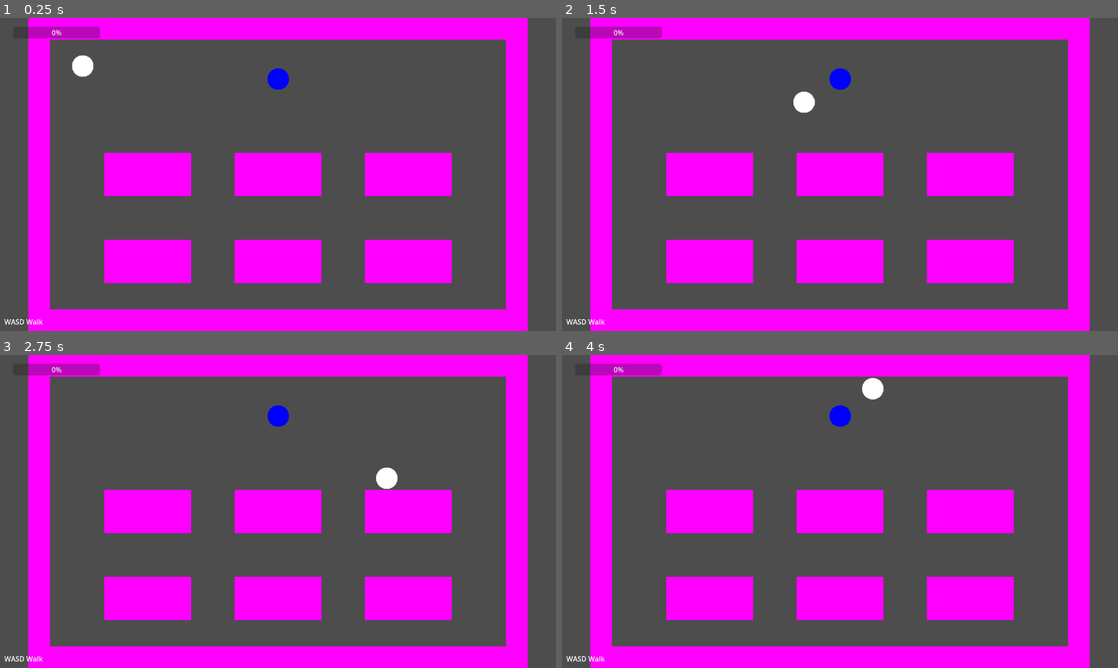
Above: before the commit, frames 1-4 (two rows, left to right).
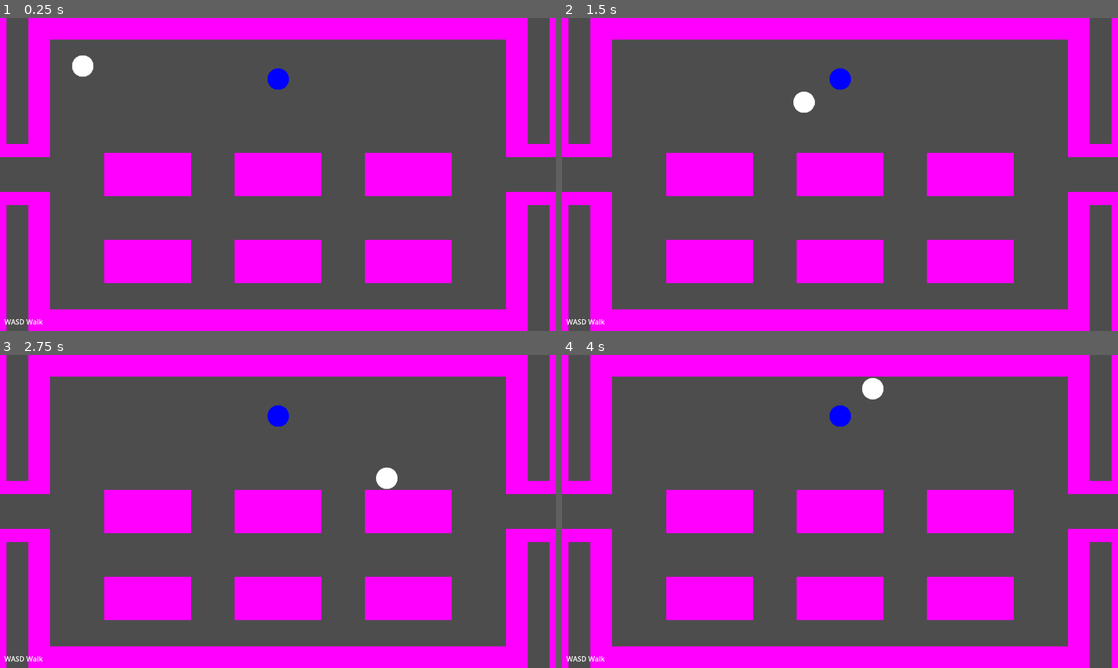
Above: after the commit, the same moments.

Repository: cty012/terror-on-the-tracks-demo
Game: Godot game, scene res://scenes/game.tscn
Same seed, same stepped clock (60 frames per second), same inputs: the game is played once before the commit and once after it.
Inputs:
- Up to frame 1 (0.25 s): no input
- Up to frame 2 (1.5 s): tap Enter at 0.5 s; hold D 0.53-1.28 s; tap E at 0.6, 1.35 s; hold S from 1.28 s (still down)
- Up to frame 3 (2.75 s): tap Space at 2 s; release S at 2.03 s; hold D from 2.03 s (still down); tap F at 2.1 s; tap E at 2.3 s
- Up to frame 4 (4 s): release D at 2.78 s; hold W 2.78-3.53 s; tap 1 at 2.85 s; tap E at 3.05, 3.8 s; tap Enter at 3.5 s; hold A from 3.53 s (still down); tap 2 at 3.6 s

The runs differ from the first frame. In frame 1, 4.3% of the frame differs, in the area x 0-100%, y 0-100%; in frame 2, 4.3%; in frame 3, 4.3%; in frame 4, 4.3%.

Commit message:
attempting merge main

Diff:
--- a/project.godot
+++ b/project.godot
@@ -19,7 +19,6 @@
 
 window/size/viewport_width=1280
 window/size/viewport_height=720
-window/dpi/allow_hidpi=false
 
 [rendering]
 
--- a/scenes/game.tscn
+++ b/scenes/game.tscn
@@ -8,10 +8,8 @@
 [ext_resource type="Script" path="res://scripts/systems/dialogue_system.gd" id="4_ghhox"]
 [ext_resource type="Script" path="res://scripts/systems/debug_system.gd" id="4_glw46"]
 [ext_resource type="Script" path="res://scripts/controllers/professor_controller.gd" id="7_x2f58"]
-[ext_resource type="Script" path="res://scripts/controllers/ui_sus_meter.gd" id="8_4duxu"]
 [ext_resource type="Script" path="res://scripts/controllers/dialogue_range_controller.gd" id="9_6tywj"]
-[ext_resource type="PackedScene" path="res://prefabs/ui/action_label.tscn" id="9_wm34p"]
-[ext_resource type="Script" path="res://scripts/controllers/welcome_mat_controller.gd" id="12_xbvkw"]
+[ext_resource type="PackedScene" uid="uid://d1gtcvhspy8ya" path="res://prefabs/ui/action_label.tscn" id="9_wm34p"]
 
 [sub_resource type="GDScript" id="GDScript_palwq"]
 script/source = "extends Control
@@ -34,9 +32,6 @@
         $choice_list.add_child(item)
 "
 
-[sub_resource type="StyleBoxFlat" id="StyleBoxFlat_olloi"]
-bg_color = Color(0.752941, 0, 0, 1)
-
 [sub_resource type="CircleShape2D" id="CircleShape2D_cdq3x"]
 radius = 27.0
 
@@ -45,8 +40,11 @@
 
 [sub_resource type="PlaceholderTexture2D" id="PlaceholderTexture2D_m8dqi"]
 
+[sub_resource type="RectangleShape2D" id="RectangleShape2D_avum2"]
+size = Vector2(50, 720)
+
 [sub_resource type="RectangleShape2D" id="RectangleShape2D_kyfkv"]
-size = Vector2(50, 720)
+size = Vector2(50, 320)
 
 [sub_resource type="RectangleShape2D" id="RectangleShape2D_bw75c"]
 size = Vector2(1100, 50)
@@ -54,12 +52,12 @@
 [sub_resource type="RectangleShape2D" id="RectangleShape2D_0ysf1"]
 size = Vector2(1100, 50)
 
+[sub_resource type="RectangleShape2D" id="RectangleShape2D_t8w3m"]
+size = Vector2(100, 30)
+
 [sub_resource type="RectangleShape2D" id="RectangleShape2D_2l2je"]
 size = Vector2(200, 100)
 
-[sub_resource type="RectangleShape2D" id="RectangleShape2D_3p5u8"]
-size = Vector2(40, 200)
-
 [node name="scene" type="Node2D"]
 
 [node name="event_system" type="Node" parent="."]
@@ -71,11 +69,11 @@
 [node name="actions_system" type="Node" parent="."]
 script = ExtResource("3_8fg7i")
 
+[node name="input_system" type="Node" parent="."]
+script = ExtResource("1_nh1b4")
+
 [node name="debug_system" type="Node" parent="."]
 script = ExtResource("4_glw46")
-
-[node name="input_system" type="Node" parent="."]
-script = ExtResource("1_nh1b4")
 
 [node name="camera" type="Camera2D" parent="."]
 script = ExtResource("4_57u3r")
@@ -162,15 +160,6 @@
 [node name="action_label" parent="hud/action_list" instance=ExtResource("9_wm34p")]
 layout_mode = 2
 
-[node name="sus-meter" type="ProgressBar" parent="hud"]
-layout_mode = 0
-offset_left = 30.0
-offset_top = 20.0
-offset_right = 230.0
-offset_bottom = 47.0
-theme_override_styles/fill = SubResource("StyleBoxFlat_olloi")
-script = ExtResource("8_4duxu")
-
 [node name="player" type="CharacterBody2D" parent="."]
 position = Vector2(-450, -250)
 script = ExtResource("1_0bvfg")
@@ -185,7 +174,6 @@
 [node name="professor" type="CharacterBody2D" parent="npc"]
 position = Vector2(0, -220)
 script = ExtResource("7_x2f58")
-character_name = "Professor"
 
 [node name="sprite" type="Sprite2D" parent="npc/professor"]
 
@@ -198,117 +186,283 @@
 [node name="collision" type="CollisionShape2D" parent="npc/professor/dialogue_range"]
 shape = SubResource("CircleShape2D_01ogc")
 
-[node name="classroom" type="Node" parent="."]
-
-[node name="westwall" type="StaticBody2D" parent="classroom"]
+[node name="car0" type="Node" parent="."]
+
+[node name="westwall" type="StaticBody2D" parent="car0"]
+position = Vector2(-1750, 0)
+
+[node name="sprite" type="Sprite2D" parent="car0/westwall"]
+scale = Vector2(50, 720)
+texture = SubResource("PlaceholderTexture2D_m8dqi")
+
+[node name="edgewall" type="CollisionShape2D" parent="car0/westwall"]
+shape = SubResource("RectangleShape2D_avum2")
+
+[node name="ostwall" type="StaticBody2D" parent="car0"]
+position = Vector2(-650, 0)
+
+[node name="sprite" type="Sprite2D" parent="car0/ostwall"]
+position = Vector2(0, -200)
+scale = Vector2(50, 320)
+texture = SubResource("PlaceholderTexture2D_m8dqi")
+
+[node name="collision" type="CollisionShape2D" parent="car0/ostwall"]
+position = Vector2(0, -200)
+shape = SubResource("RectangleShape2D_kyfkv")
+
+[node name="sprite2" type="Sprite2D" parent="car0/ostwall"]
+position = Vector2(0, 200)
+scale = Vector2(50, 320)
+texture = SubResource("PlaceholderTexture2D_m8dqi")
+
+[node name="collision2" type="CollisionShape2D" parent="car0/ostwall"]
+position = Vector2(0, 200)
+shape = SubResource("RectangleShape2D_kyfkv")
+
+[node name="nordwall" type="StaticBody2D" parent="car0"]
+position = Vector2(-1200, -335)
+
+[node name="sprite" type="Sprite2D" parent="car0/nordwall"]
+scale = Vector2(1100, 50)
+texture = SubResource("PlaceholderTexture2D_m8dqi")
+
+[node name="collision" type="CollisionShape2D" parent="car0/nordwall"]
+shape = SubResource("RectangleShape2D_bw75c")
+
+[node name="sudwall" type="StaticBody2D" parent="car0"]
+position = Vector2(-1200, 335)
+
+[node name="sprite" type="Sprite2D" parent="car0/sudwall"]
+scale = Vector2(1100, 50)
+texture = SubResource("PlaceholderTexture2D_m8dqi")
+
+[node name="collision" type="CollisionShape2D" parent="car0/sudwall"]
+shape = SubResource("RectangleShape2D_0ysf1")
+
+[node name="car1" type="Node" parent="."]
+
+[node name="westwall" type="StaticBody2D" parent="car1"]
 position = Vector2(-550, 0)
 
-[node name="sprite" type="Sprite2D" parent="classroom/westwall"]
+[node name="sprite" type="Sprite2D" parent="car1/westwall"]
+position = Vector2(0, -200)
+scale = Vector2(50, 320)
+texture = SubResource("PlaceholderTexture2D_m8dqi")
+
+[node name="collision" type="CollisionShape2D" parent="car1/westwall"]
+position = Vector2(0, -200)
+shape = SubResource("RectangleShape2D_kyfkv")
+
+[node name="sprite2" type="Sprite2D" parent="car1/westwall"]
+position = Vector2(0, 200)
+scale = Vector2(50, 320)
+texture = SubResource("PlaceholderTexture2D_m8dqi")
+
+[node name="collision2" type="CollisionShape2D" parent="car1/westwall"]
+position = Vector2(0, 200)
+shape = SubResource("RectangleShape2D_kyfkv")
+
+[node name="ostwall" type="StaticBody2D" parent="car1"]
+position = Vector2(550, 0)
+
+[node name="sprite" type="Sprite2D" parent="car1/ostwall"]
+position = Vector2(0, -200)
+scale = Vector2(50, 320)
+texture = SubResource("PlaceholderTexture2D_m8dqi")
+
+[node name="collision" type="CollisionShape2D" parent="car1/ostwall"]
+position = Vector2(0, -200)
+shape = SubResource("RectangleShape2D_kyfkv")
+
+[node name="sprite2" type="Sprite2D" parent="car1/ostwall"]
+position = Vector2(0, 200)
+scale = Vector2(50, 320)
+texture = SubResource("PlaceholderTexture2D_m8dqi")
+
+[node name="collision2" type="CollisionShape2D" parent="car1/ostwall"]
+position = Vector2(0, 200)
+shape = SubResource("RectangleShape2D_kyfkv")
+
+[node name="nordwall" type="StaticBody2D" parent="car1"]
+position = Vector2(0, -335)
+
+[node name="sprite" type="Sprite2D" parent="car1/nordwall"]
+scale = Vector2(1100, 50)
+texture = SubResource("PlaceholderTexture2D_m8dqi")
+
+[node name="collision" type="CollisionShape2D" parent="car1/nordwall"]
+shape = SubResource("RectangleShape2D_bw75c")
+
+[node name="sudwall" type="StaticBody2D" parent="car1"]
+position = Vector2(0, 335)
+
+[node name="sprite" type="Sprite2D" parent="car1/sudwall"]
+scale = Vector2(1100, 50)
+texture = SubResource("PlaceholderTexture2D_m8dqi")
+
+[node name="collision" type="CollisionShape2D" parent="car1/sudwall"]
+shape = SubResource("RectangleShape2D_0ysf1")
+
+[node name="hall1" type="StaticBody2D" parent="car1"]
+position = Vector2(600, 0)
+
+[node name="sprite" type="Sprite2D" parent="car1/hall1"]
+position = Vector2(0, 55)
+scale = Vector2(100, 30)
+texture = SubResource("PlaceholderTexture2D_m8dqi")
+
+[node name="collision" type="CollisionShape2D" parent="car1/hall1"]
+position = Vector2(0, 55)
+shape = SubResource("RectangleShape2D_t8w3m")
+
+[node name="sprite2" type="Sprite2D" parent="car1/hall1"]
+position = Vector2(0, -55)
+scale = Vector2(100, 30)
+texture = SubResource("PlaceholderTexture2D_m8dqi")
+
+[node name="collision2" type="CollisionShape2D" parent="car1/hall1"]
+position = Vector2(0, -55)
+shape = SubResource("RectangleShape2D_t8w3m")
+
+[node name="hall2" type="StaticBody2D" parent="car1"]
+position = Vector2(-600, 0)
+
+[node name="sprite" type="Sprite2D" parent="car1/hall2"]
+position = Vector2(0, 55)
+scale = Vector2(100, 30)
+texture = SubResource("PlaceholderTexture2D_m8dqi")
+
+[node name="collision" type="CollisionShape2D" parent="car1/hall2"]
+position = Vector2(0, 55)
+shape = SubResource("RectangleShape2D_t8w3m")
+
+[node name="sprite2" type="Sprite2D" parent="car1/hall2"]
+position = Vector2(0, -55)
+scale = Vector2(100, 30)
+texture = SubResource("PlaceholderTexture2D_m8dqi")
+
+[node name="collision2" type="CollisionShape2D" parent="car1/hall2"]
+position = Vector2(0, -55)
+shape = SubResource("RectangleShape2D_t8w3m")
+
+[node name="table1" type="StaticBody2D" parent="car1"]
+position = Vector2(-300, 0)
+
+[node name="sprite" type="Sprite2D" parent="car1/table1"]
+scale = Vector2(200, 100)
+texture = SubResource("PlaceholderTexture2D_m8dqi")
+
+[node name="collision" type="CollisionShape2D" parent="car1/table1"]
+shape = SubResource("RectangleShape2D_2l2je")
+
+[node name="table2" type="StaticBody2D" parent="car1"]
+
+[node name="sprite" type="Sprite2D" parent="car1/table2"]
+scale = Vector2(200, 100)
+texture = SubResource("PlaceholderTexture2D_m8dqi")
+
+[node name="collision" type="CollisionShape2D" parent="car1/table2"]
+shape = SubResource("RectangleShape2D_2l2je")
+
+[node name="table3" type="StaticBody2D" parent="car1"]
+position = Vector2(300, 0)
+
+[node name="sprite" type="Sprite2D" parent="car1/table3"]
+scale = Vector2(200, 100)
+texture = SubResource("PlaceholderTexture2D_m8dqi")
+
+[node name="collision" type="CollisionShape2D" parent="car1/table3"]
+shape = SubResource("RectangleShape2D_2l2je")
+
+[node name="table4" type="StaticBody2D" parent="car1"]
+position = Vector2(-300, 200)
+
+[node name="sprite" type="Sprite2D" parent="car1/table4"]
+scale = Vector2(200, 100)
+texture = SubResource("PlaceholderTexture2D_m8dqi")
+
+[node name="collision" type="CollisionShape2D" parent="car1/table4"]
+shape = SubResource("RectangleShape2D_2l2je")
+
+[node name="table5" type="StaticBody2D" parent="car1"]
+position = Vector2(0, 200)
+
+[node name="sprite" type="Sprite2D" parent="car1/table5"]
+scale = Vector2(200, 100)
+texture = SubResource("PlaceholderTexture2D_m8dqi")
+
+[node name="collision" type="CollisionShape2D" parent="car1/table5"]
+shape = SubResource("RectangleShape2D_2l2je")
+
+[node name="table6" type="StaticBody2D" parent="car1"]
+position = Vector2(300, 200)
+
+[node name="sprite" type="Sprite2D" parent="car1/table6"]
+scale = Vector2(200, 100)
+texture = SubResource("PlaceholderTexture2D_m8dqi")
+
+[node name="collision" type="CollisionShape2D" parent="car1/table6"]
+shape = SubResource("RectangleShape2D_2l2je")
+
+[node name="nordwall2" type="StaticBody2D" parent="car1"]
+position = Vector2(0, -335)
+
+[node name="sprite" type="Sprite2D" parent="car1/nordwall2"]
+scale = Vector2(1100, 50)
+texture = SubResource("PlaceholderTexture2D_m8dqi")
+
+[node name="collision" type="CollisionShape2D" parent="car1/nordwall2"]
+shape = SubResource("RectangleShape2D_bw75c")
+
+[node name="car2" type="Node" parent="."]
+
+[node name="westwall" type="StaticBody2D" parent="car2"]
+position = Vector2(650, 0)
+
+[node name="sprite" type="Sprite2D" parent="car2/westwall"]
+position = Vector2(0, -200)
+scale = Vector2(50, 320)
+texture = SubResource("PlaceholderTexture2D_m8dqi")
+
+[node name="collision" type="CollisionShape2D" parent="car2/westwall"]
+position = Vector2(0, -200)
+shape = SubResource("RectangleShape2D_kyfkv")
+
+[node name="sprite2" type="Sprite2D" parent="car2/westwall"]
+position = Vector2(0, 200)
+scale = Vector2(50, 320)
+texture = SubResource("PlaceholderTexture2D_m8dqi")
+
+[node name="collision2" type="CollisionShape2D" parent="car2/westwall"]
+position = Vector2(0, 200)
+shape = SubResource("RectangleShape2D_kyfkv")
+
+[node name="ostwall" type="StaticBody2D" parent="car2"]
+position = Vector2(1750, 0)
+
+[node name="sprite" type="Sprite2D" parent="car2/ostwall"]
 scale = Vector2(50, 720)
 texture = SubResource("PlaceholderTexture2D_m8dqi")
 
-[node name="collision" type="CollisionShape2D" parent="classroom/westwall"]
-shape = SubResource("RectangleShape2D_kyfkv")
-
-[node name="ostwall" type="StaticBody2D" parent="classroom"]
-position = Vector2(550, 0)
-
-[node name="sprite" type="Sprite2D" parent="classroom/ostwall"]
-scale = Vector2(50, 720)
-texture = SubResource("PlaceholderTexture2D_m8dqi")
-
-[node name="collision" type="CollisionShape2D" parent="classroom/ostwall"]
-shape = SubResource("RectangleShape2D_kyfkv")
-
-[node name="nordwall" type="StaticBody2D" parent="classroom"]
-position = Vector2(0, -335)
-
-[node name="sprite" type="Sprite2D" parent="classroom/nordwall"]
-scale = Vector2(1100, 50)
-texture = SubResource("PlaceholderTexture2D_m8dqi")
-
-[node name="collision" type="CollisionShape2D" parent="classroom/nordwall"]
+[node name="edgewall" type="CollisionShape2D" parent="car2/ostwall"]
+shape = SubResource("RectangleShape2D_avum2")
+
+[node name="nordwall" type="StaticBody2D" parent="car2"]
+position = Vector2(1200, -335)
+
+[node name="sprite" type="Sprite2D" parent="car2/nordwall"]
+scale = Vector2(1100, 50)
+texture = SubResource("PlaceholderTexture2D_m8dqi")
+
+[node name="collision" type="CollisionShape2D" parent="car2/nordwall"]
 shape = SubResource("RectangleShape2D_bw75c")
 
-[node name="sudwall" type="StaticBody2D" parent="classroom"]
-position = Vector2(0, 335)
-
-[node name="sprite" type="Sprite2D" parent="classroom/sudwall"]
-scale = Vector2(1100, 50)
-texture = SubResource("PlaceholderTexture2D_m8dqi")
-
-[node name="collision" type="CollisionShape2D" parent="classroom/sudwall"]
+[node name="sudwall" type="StaticBody2D" parent="car2"]
+position = Vector2(1200, 335)
+
+[node name="sprite" type="Sprite2D" parent="car2/sudwall"]
+scale = Vector2(1100, 50)
+texture = SubResource("PlaceholderTexture2D_m8dqi")
+
+[node name="collision" type="CollisionShape2D" parent="car2/sudwall"]
 shape = SubResource("RectangleShape2D_0ysf1")
-
-[node name="table1" type="StaticBody2D" parent="classroom"]
-position = Vector2(-300, 0)
-
-[node name="sprite" type="Sprite2D" parent="classroom/table1"]
-scale = Vector2(200, 100)
-texture = SubResource("PlaceholderTexture2D_m8dqi")
-
-[node name="collision" type="CollisionShape2D" parent="classroom/table1"]
-shape = SubResource("RectangleShape2D_2l2je")
-
-[node name="table2" type="StaticBody2D" parent="classroom"]
-
-[node name="sprite" type="Sprite2D" parent="classroom/table2"]
-scale = Vector2(200, 100)
-texture = SubResource("PlaceholderTexture2D_m8dqi")
-
-[node name="collision" type="CollisionShape2D" parent="classroom/table2"]
-shape = SubResource("RectangleShape2D_2l2je")
-
-[node name="table3" type="StaticBody2D" parent="classroom"]
-position = Vector2(300, 0)
-
-[node name="sprite" type="Sprite2D" parent="classroom/table3"]
-scale = Vector2(200, 100)
-texture = SubResource("PlaceholderTexture2D_m8dqi")
-
-[node name="collision" type="CollisionShape2D" parent="classroom/table3"]
-shape = SubResource("RectangleShape2D_2l2je")
-
-[node name="table4" type="StaticBody2D" parent="classroom"]
-position = Vector2(-300, 200)
-
-[node name="sprite" type="Sprite2D" parent="classroom/table4"]
-scale = Vector2(200, 100)
-texture = SubResource("PlaceholderTexture2D_m8dqi")
-
-[node name="collision" type="CollisionShape2D" parent="classroom/table4"]
-shape = SubResource("RectangleShape2D_2l2je")
-
-[node name="table5" type="StaticBody2D" parent="classroom"]
-position = Vector2(0, 200)
-
-[node name="sprite" type="Sprite2D" parent="classroom/table5"]
-scale = Vector2(200, 100)
-texture = SubResource("PlaceholderTexture2D_m8dqi")
-
-[node name="collision" type="CollisionShape2D" parent="classroom/table5"]
-shape = SubResource("RectangleShape2D_2l2je")
-
-[node name="table6" type="StaticBody2D" parent="classroom"]
-position = Vector2(300, 200)
-
-[node name="sprite" type="Sprite2D" parent="classroom/table6"]
-scale = Vector2(200, 100)
-texture = SubResource("PlaceholderTexture2D_m8dqi")
-
-[node name="collision" type="CollisionShape2D" parent="classroom/table6"]
-shape = SubResource("RectangleShape2D_2l2je")
-
-[node name="welcome-mat1" type="Area2D" parent="classroom"]
-position = Vector2(-530, 0)
-script = ExtResource("12_xbvkw")
-
-[node name="collision" type="CollisionShape2D" parent="classroom/welcome-mat1"]
-shape = SubResource("RectangleShape2D_3p5u8")
-
-[node name="welcome-mat2" type="Area2D" parent="classroom"]
-position = Vector2(530, 0)
-script = ExtResource("12_xbvkw")
-
-[node name="collision" type="CollisionShape2D" parent="classroom/welcome-mat2"]
-shape = SubResource("RectangleShape2D_3p5u8")
--- a/scripts/common/data.gd
+++ b/scripts/common/data.gd
@@ -2,5 +2,5 @@
 class_name Data
 
 
-var CAR_WIDTH := 1100
+var CAR_WIDTH := 1200
 var CAR_HEIGHT := 670
--- a/scripts/controllers/camera_controller.gd
+++ b/scripts/controllers/camera_controller.gd
@@ -12,20 +12,20 @@
 
 # Focus the camera on the target car
 func on_switch_car(event) -> void:
-    target = Vector2(data.CAR_WIDTH * event["index"], 0)
+	target = Vector2(data.CAR_WIDTH * event["index"], 0)
 
 
 # Called when the node enters the scene tree for the first time.
 func _ready() -> void:
-    event_system = $/root/scene/event_system
-    player = $/root/scene/player
-    lsid_switch_car = event_system.add_listener("game::switch-car", on_switch_car)
+	event_system = $/root/scene/event_system
+	player = $/root/scene/player
+	lsid_switch_car = event_system.add_listener("game::switch-car", on_switch_car)
 
 
 func _exit_tree() -> void:
-    event_system.remove_listener(lsid_switch_car)
+	event_system.remove_listener(lsid_switch_car)
 
 
 # Called every frame. 'delta' is the elapsed time since the previous frame.
 func _process(delta: float) -> void:
-    self.position.x = lerp(self.position.x, target.x, alpha * delta)
+	self.position.x = lerp(self.position.x, target.x, alpha * delta)
--- a/scripts/controllers/professor_controller.gd
+++ b/scripts/controllers/professor_controller.gd
@@ -3,7 +3,7 @@
 var util := preload("res://scripts/common/util.gd").new()
 
 
-@export var character_name := ""
+var character_name := "Professor"
 
 
 func get_dialogue_tree() -> Dictionary:
--- a/scripts/controllers/ui_sus_meter.gd
+++ /dev/null
@@ -1,27 +0,0 @@
-extends ProgressBar
-
-var event_system: EventSystem
-
-
-var sus_value := 0  # 0 to 100
-var lsid_sus_change := 0
-
-
-func on_sus_change(event):
-    sus_value = min(max(sus_value + event["amount"], 0), 100)
-    self.value = sus_value
-
-
-# Called when the node enters the scene tree for the first time.
-func _ready() -> void:
-    event_system = $/root/scene/event_system
-    lsid_sus_change = event_system.add_listener("game::sus-change", on_sus_change)
-
-
-func _exit_tree() -> void:
-    event_system.remove_listener(lsid_sus_change)
-
-
-# Called every frame. 'delta' is the elapsed time since the previous frame.
-func _process(delta: float) -> void:
-    pass
--- a/scripts/controllers/welcome_mat_controller.gd
+++ /dev/null
@@ -1,15 +0,0 @@
-extends Area2D
-
-var event_system: EventSystem
-
-
-@export var index := 0
-
-
-func _on_body_entered(body: Node) -> void:
-    event_system.emit("game::switch-car", { "index": index })
-
-
-func _ready() -> void:
-    event_system = $/root/scene/event_system
-    body_entered.connect(_on_body_entered)
--- a/scripts/systems/debug_system.gd
+++ b/scripts/systems/debug_system.gd
@@ -1,22 +1,16 @@
 extends Node
 
 var event_system: EventSystem
-var input_system: InputSystem
 
 
 # Called when the node enters the scene tree for the first time.
 func _ready() -> void:
-    event_system = $/root/scene/event_system
-    input_system = $/root/scene/input_system
+	event_system = $/root/scene/event_system
 
 
 # Called every frame. 'delta' is the elapsed time since the previous frame.
 func _process(delta: float) -> void:
-    if input_system.is_key_just_pressed(KEY_COMMA):
-        event_system.emit("game::switch-car", { "index": 0 })
-    elif input_system.is_key_just_pressed(KEY_PERIOD):
-        event_system.emit("game::switch-car", { "index": 1 })
-    elif input_system.is_key_just_pressed(KEY_EQUAL):
-        event_system.emit("game::sus-change", { "amount": 10 })
-    elif input_system.is_key_just_pressed(KEY_MINUS):
-        event_system.emit("game::sus-change", { "amount": -10 })
+	if Input.is_key_pressed(KEY_COMMA):
+		event_system.emit("game::switch-car", { "index": 0 })
+	elif Input.is_key_pressed(KEY_PERIOD):
+		event_system.emit("game::switch-car", { "index": 1 })
Not shown: 1 places in scenes/game.tscn that only renumber resources
